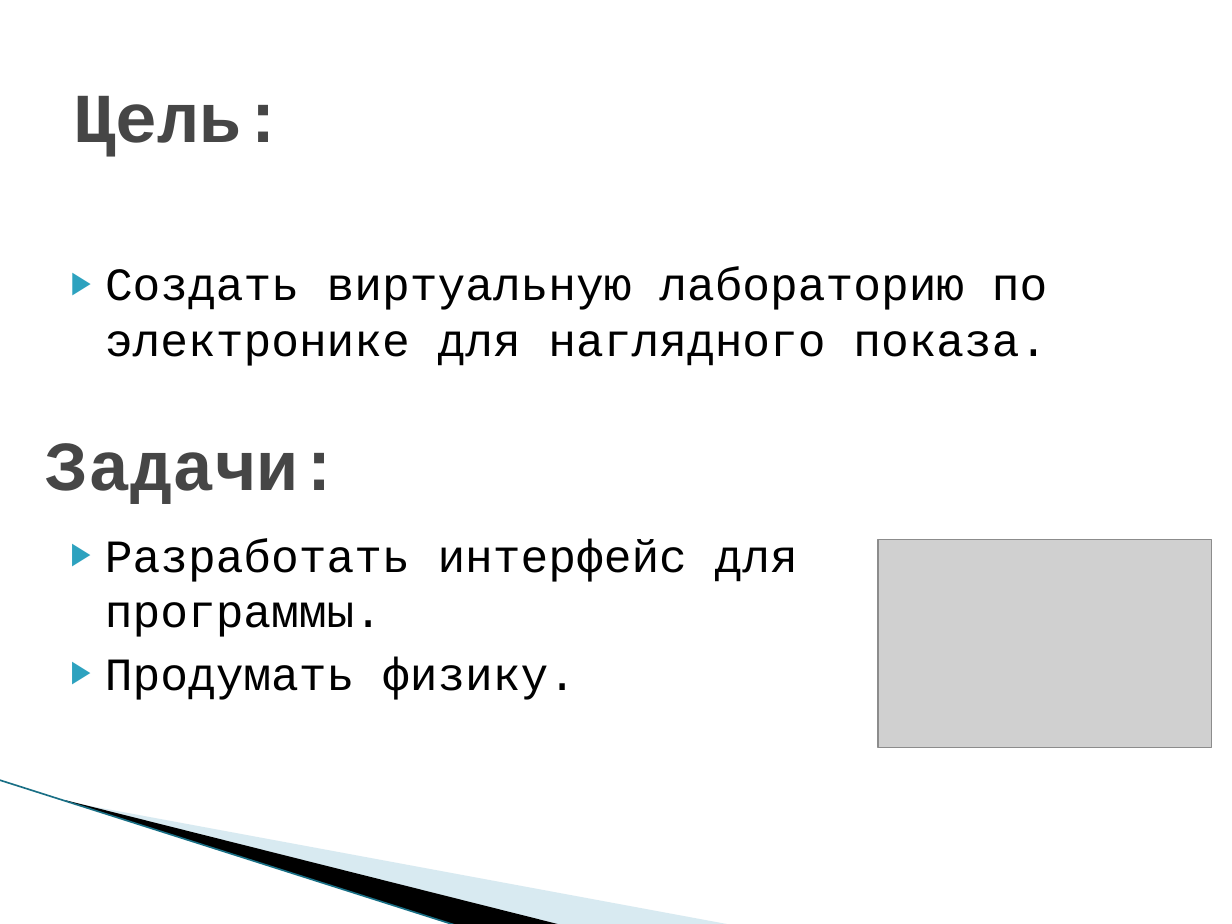
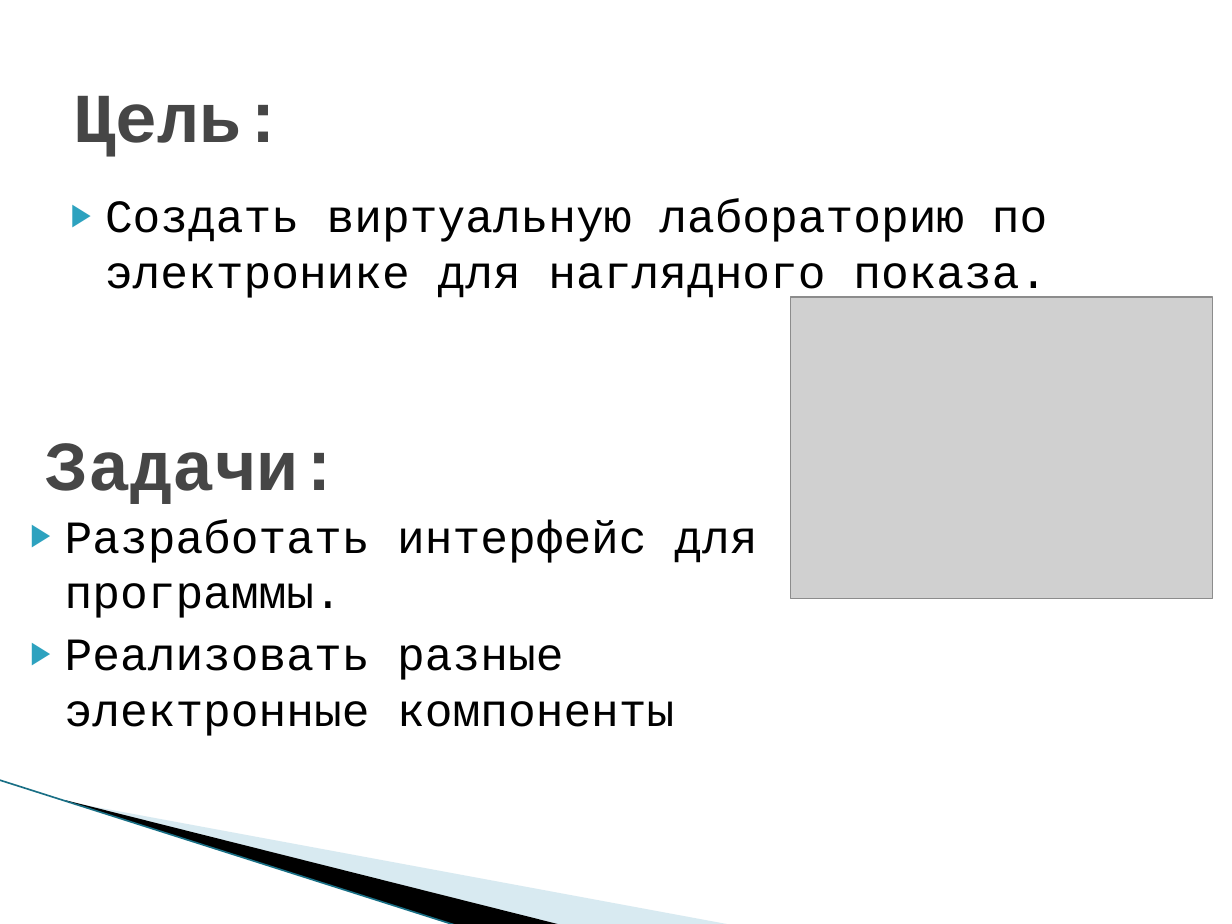
Before and after one commit to MakarenkoArtem/Project, a slide deck: slide 2 of Дополнительные материалы/Виртуальная лабаратория.pptx. Drawn at 1232x924 pixels with LibreOffice and Linux fonts; fonts in the diff are those of the drawing; grey boxes stand for pictures; background and template pictures are left out. Boxes give left, top, right and bottom in pixels: in the first picture for what was removed or moved away, otherwise in the second. Text is boxed around its words. In the diff, an @@ line names an element or a change of style, - is before the commit and + after.

```diff
--- a/Дополнительные материалы/Виртуальная лабаратория.pptx
+++ b/Дополнительные материалы/Виртуальная лабаратория.pptx
@@ text "Создать виртуальную лабораторию по электронике ...": place and size @@
-text "Создать виртуальную лабораторию по электронике ..." at [105, 267, 1047, 366]
+text "Создать виртуальную лабораторию по электронике ..." at [105, 199, 1047, 301]
@@ picture added at [791, 297, 1214, 599] @@
@@ text "Разработать интерфейс для программы.": place and size @@
-text "Разработать интерфейс для программы." at [105, 539, 798, 700]
+text "Разработать интерфейс для программы." at [65, 520, 757, 736]
@@ picture removed at [878, 540, 1212, 748] @@
@@ text at [65, 639, 674, 736]: text changed @@
-▶ Продумать физику.
+▶ Реализовать разные электронные компоненты
```
Also in this commit, not shown: 5 other slides changed, 1 slide added, 1 slide removed.
